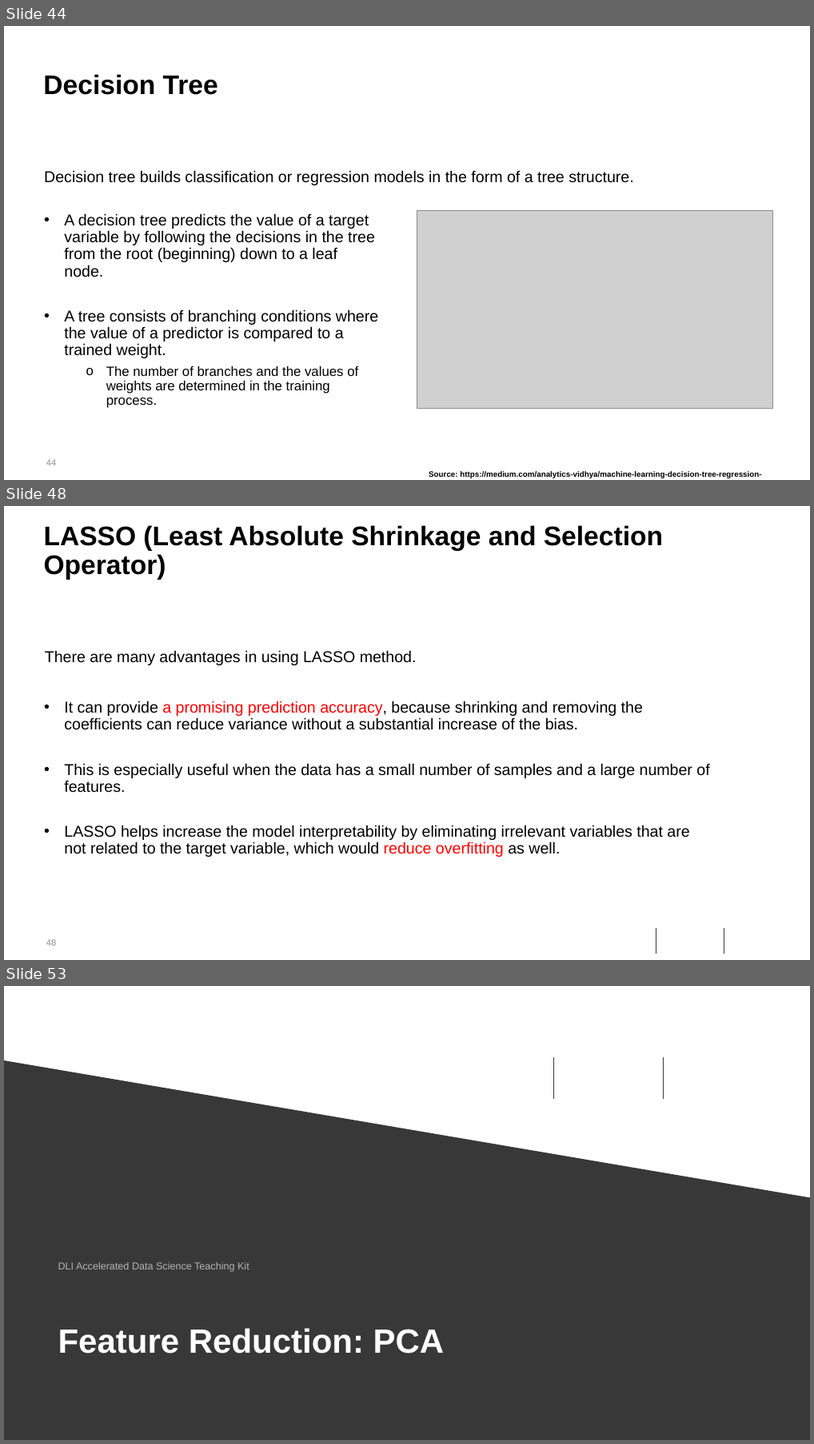
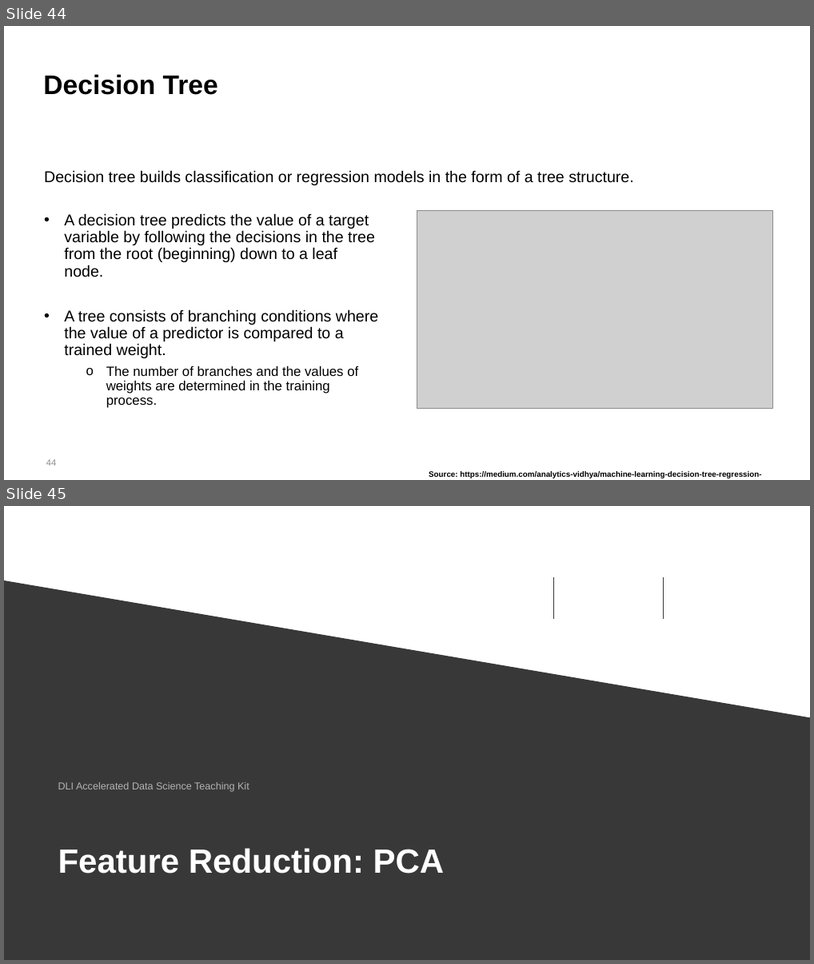
Before and after one commit to manglayev/nu-courses-material, a slide deck: CSCI-423/week-11/Lecture-3-data-pre-processing.pptx. Shown one above the other, each under a label of ours: slides 44, 48 and 53 before the commit, slides 44 and 45 after it; the slides between them are not shown. The pictures are 814x1444 and 814x964 pixels, drawn with LibreOffice and Linux fonts; fonts in the diff are those of the drawing; grey boxes stand for pictures; background and template pictures are left out. Boxes give left, top, right and bottom in pixels: in the first picture for what was removed or moved away, otherwise in the second. Text is boxed around its words. In the diff, an @@ line names an element or a change of style, - is before the commit and + after.

```diff
--- a/CSCI-423/week-11/Lecture-3-data-pre-processing.pptx
+++ b/CSCI-423/week-11/Lecture-3-data-pre-processing.pptx
@@ slide 48 removed at [4, 506, 810, 960], background #FFFFFF; not listed: 1 template element that a slide beside it also shows @@
@@ title removed at [44, 525, 663, 579] @@
-LASSO (Least Absolute Shrinkage and Selection Operator)
@@ text removed at [45, 650, 417, 665] @@
-There are many advantages in using LASSO method.
@@ text removed at [64, 700, 710, 856] @@
-• It can provide a promising prediction accuracy, because shrinking and removing the coefficients can reduce variance without a substantial increase of the bias.
-• This is especially useful when the data has a small number of samples and a large number of features.
-• LASSO helps increase the model interpretability by eliminating irrelevant variables that are not related to the target variable, which would reduce overfitting as well.
@@ line removed from (656, 928) to (656, 953) @@
@@ line removed from (724, 928) to (724, 953) @@
@@ what was slide 53 is now slide 45 @@
```
Also in this commit, not shown: 7 other slides removed.
